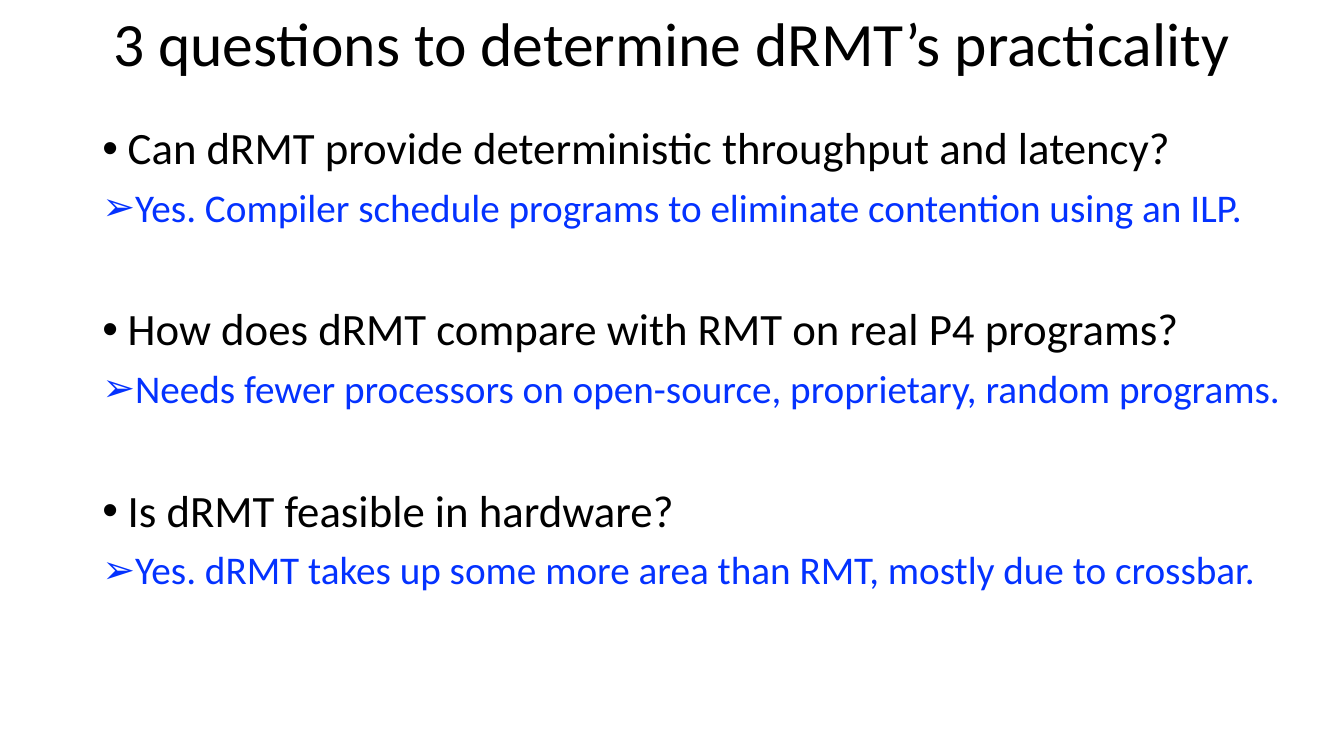
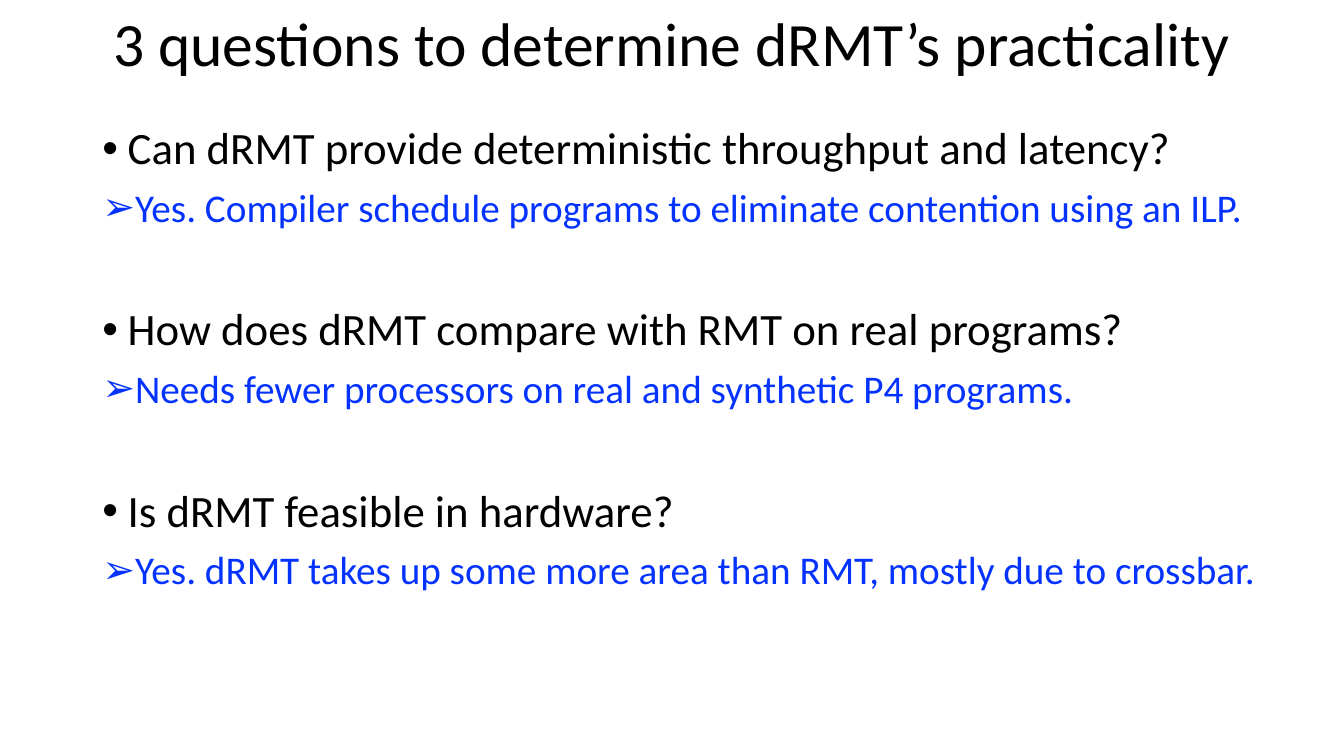
Before and after one commit to anirudhSK/drmt_talk, a slide deck: slide 11 of drmt_sigcomm.pptx. Drawn at 1344x756 pixels with LibreOffice and Linux fonts; fonts in the diff are those of the drawing. Boxes give left, top, right and bottom in pixels: in the first picture for what was removed or moved away, otherwise in the second. Text is boxed around its words. In the diff, an @@ line names an element or a change of style, - is before the commit and + after.

```diff
--- a/drmt_sigcomm.pptx
+++ b/drmt_sigcomm.pptx
@@ text at bbox=[128, 314, 1122, 410]: text changed @@
-• How does dRMT compare with RMT on real P4 programs?
-➢ Needs fewer processors on open-source, proprietary, random programs.
+• How does dRMT compare with RMT on real programs?
+➢ Needs fewer processors on real and synthetic P4 programs.
```
Also in this commit, not shown: 3 other slides changed.
